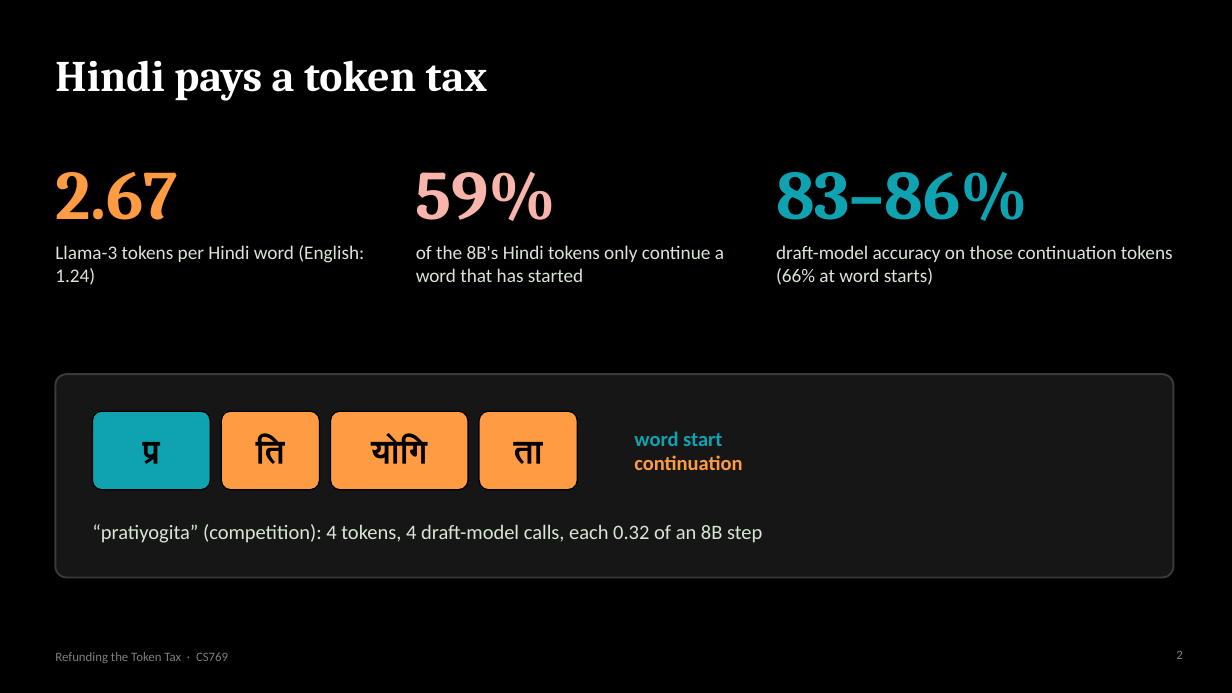
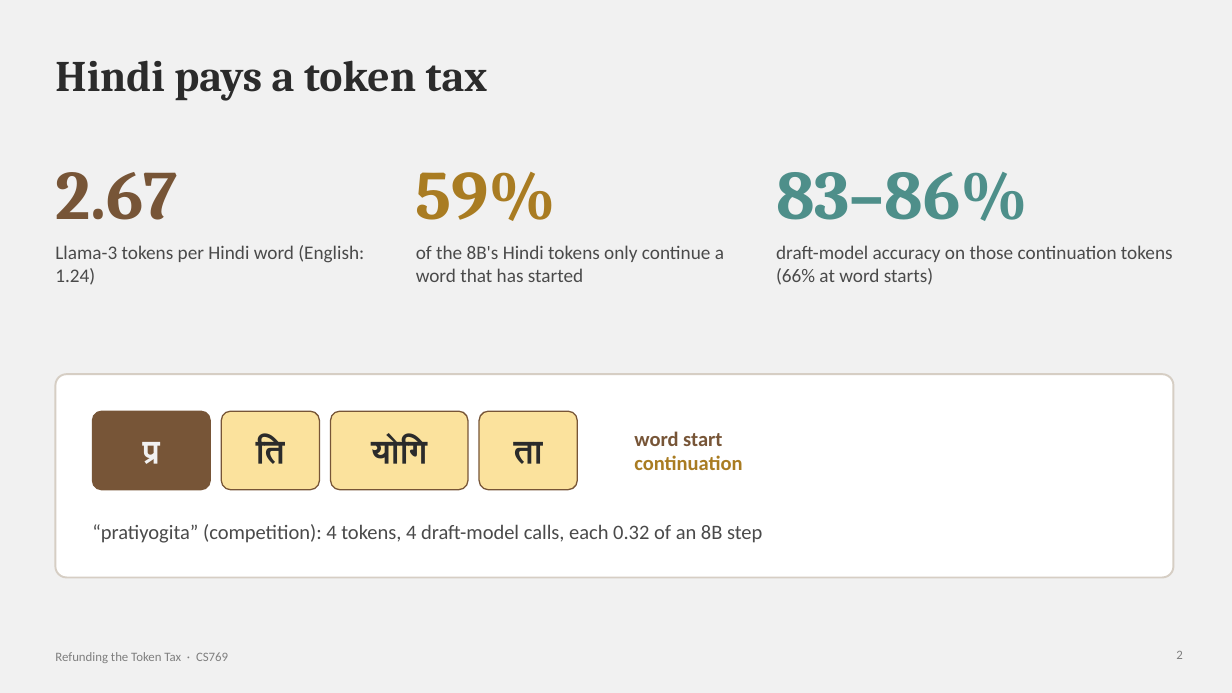
Before and after one commit to https-kanika/Linguistically-guided-MTP, a slide deck: slide 2 of slides/token_tax_refund.pptx. Drawn at 1232x693 pixels with LibreOffice and Linux fonts; fonts in the diff are those of the drawing. Boxes give left, top, right and bottom in pixels: in the first picture for what was removed or moved away, otherwise in the second. Text is boxed around its words. In the diff, an @@ line names an element or a change of style, - is before the commit and + after.

Commit message:
Slides: seashell theme (Old Copper, Butter Yellow, Nebula)

```diff
--- a/slides/token_tax_refund.pptx
+++ b/slides/token_tax_refund.pptx
@@ background #000000 to #F1F1F1 @@
@@ title "Hindi pays a token tax" at (55, 60, 488, 101): text colour #FFFFFF to #2B2B2B @@
@@ text "2.67" at (55, 172, 178, 220): text colour #FF9B42 to #775537 @@
@@ text "59%" at (416, 172, 557, 221): text colour #F9B5AC to #A97C22 @@
@@ text "83–86%" at (776, 172, 1028, 221): text colour #0FA3B1 to #4E8F8A @@
@@ rounded rectangle at (55, 374, 1174, 578): fill #161616 to #FFFFFF; outline #3A3A3A 1.5 pt to #D6CEC4 1.5 pt @@
@@ text "प्र" at (143, 442, 160, 464): text colour #000000 to #F1F1F1 @@
@@ rounded rectangle at (92, 411, 210, 490): fill #0FA3B1 to #775537; outline #000000 1 pt to #775537 1 pt @@
@@ text colour #000000 to #2B2B2B in 3 elements at (256, 438, 285, 464), (371, 438, 427, 464), (514, 442, 543, 464) @@
@@ fill #FF9B42 to #FBE29D; outline #000000 1 pt to #775537 1 pt in 3 elements at (222, 411, 320, 490), (331, 411, 469, 490), (479, 411, 577, 490) @@
@@ text "word start" at (634, 431, 742, 470): text colour #0FA3B1 to #775537 in "word start"; text colour #FF9B42 to #A97C22 in "continuation" @@
@@ text colour #D9E5D6 to #4A4A4A in 4 elements at (55, 245, 364, 284), (416, 245, 724, 282), (776, 245, 1173, 285), (92, 524, 762, 543) @@
```
Also in this commit, not shown: 16 other slides changed, 1 other file.
